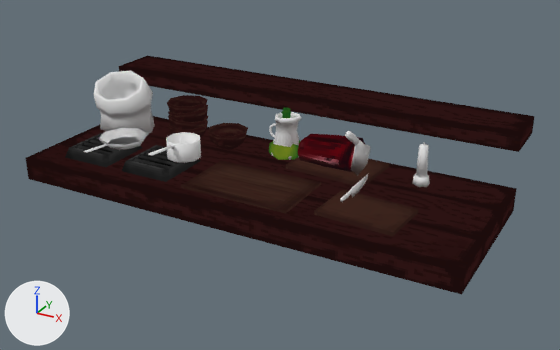
Renders of the Blender file Models/BLENDER/Table.blend from each side of a commit.
Both versions are drawn from a 50 mm camera at (2.4, -4.46, 2.11) aimed at (0.05, -0.19, -0.03). The axes (+X, +Y, +Z) are drawn at lower left. The lights are the same throughout.

Script lines for the objects in view, before the commit:
```python
ob_bowlstack = bpy.data.objects.new('BowlStack', me_sphere_025)
ob_bowlstack.location = (-0.738, -0.13, 0.066)
ob_bowlstack.scale = (1.04, 1.04, 1.04)
ob_knife = bpy.data.objects.new('Knife', me_cube_007)
ob_knife.location = (0.792, -0.747, 0.213)
ob_meatcleaver = bpy.data.objects.new('MeatCleaver', me_cube_014)
ob_meatcleaver.parent = ob_meattable
ob_meatcleaver.location = (0.446, -0.0754, 0.0422)
ob_meatcleaver.rotation_euler = (-0.539, 0.0, 0.101)  # degrees (-31, 0, 5.8)
ob_meatcleaver.scale = (1.13, 1.22, 1.13)
ob_table = bpy.data.objects.new('Table', me_cube_001)
ob_table.location = (0.0, -0.83, 0.118)
ob_winebottle = bpy.data.objects.new('WineBottle', me_circle_011)
ob_winebottle.location = (0.0, 0.0, 0.0)
# me_cube_001
# before: 8 (-1.55, 0.94, 0.21), 10 (-1.55, 1.31, 0.21), 12 (1.55, 0.94, 0.21) at pixel (518, 151), 14 (1.55, 1.31, 0.21) at pixel (532, 133)
# also in view: 'ManagingTable' at (0.06, -0.59, 0.06); 'Bowl' at (-0.41, -0.11, 0.13); 'Stove_L' at (-1.13, -0.6, 0.09); 'Stove_R' at (-0.63, -0.6, 0.09); 'Jug' at (-0.01, 0.0, 0.17)
```
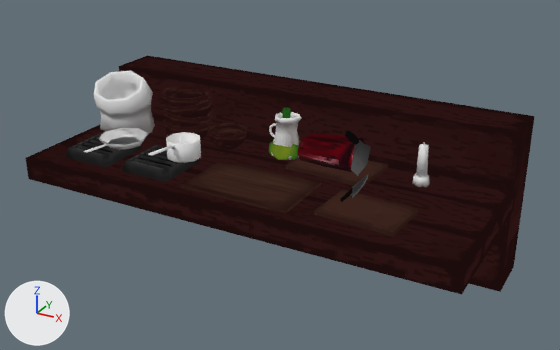
Changed parts and their boxes (x1, y1, x2, y2) in the pictures (560 x 350 px; the box of a moved part takes in the faces that stretch with it):
'BowlStack', reshaped (26% wider, 27% taller): before (167, 95, 208, 138); after (161, 85, 213, 140)
'MeatCleaver', recoloured (grey to black): (345, 131, 371, 176) in both
part 1 of me_cube_001, moved or reshaped: before (119, 66, 535, 152); after (119, 66, 535, 292)
part 2 of me_cube_007, moved or reshaped: (350, 173, 369, 198) in both
part 3 of me_cube_007, recoloured: (342, 190, 352, 201) in both
part 4 of me_sphere_025, moved or reshaped: before (168, 116, 208, 129); after (163, 110, 213, 127)
part 5 of me_sphere_025, moved or reshaped: before (168, 105, 208, 122); after (163, 96, 213, 118)
part 6 of me_sphere_025, moved or reshaped: before (167, 95, 208, 114); after (161, 85, 212, 107)

What changed in the scene script:
```text
Change me_cube_001:
    where me_cube_001.from_pydata(...)  # 16 vertices, 12 faces; spans x -1.55..1.55, y -0.1..1.31, z -0.23..0.33
    used by ob_table; location = (0.0, -0.83, 0.118)
    me_cube_001 part 1
    add for i in [8, 10, 12, 14]: me_cube_001.vertices[i].co += Vector((0.0, 0.0, -1.0))
Change me_cube_007:
    used by ob_knife; location = (0.792, -0.747, 0.213)
    remove me_cube_007.from_pydata(...)  # 45 vertices, 48 faces, 1 loose edge; spans x -0.008..0.008, y -0.062..0.329, z -0.051..0.017
    add me_cube_007.from_pydata(...)  # 42 vertices, 43 faces; spans x -0.008..0.008, y -0.062..0.329, z -0.051..0.017
    me_cube_007 part 2
    8 vertices are removed from x -0.003..0.003, y 0.08..0.198, z -0.012..0.017
    24 faces are deleted
    1 loose edge is deleted
    5 vertices are added at (0.001, 0.265, -0.01), (0.002, 0.266, 0.017), (-0.002, 0.266, 0.017), (0.0, 0.263, -0.032), (-0.001, 0.265, -0.01)
    20 new faces join them
    me_cube_007 part 3: 22 faces spanning x -0.008..0.008, y -0.062..0.08, z -0.017..0.017 switch from no material to mat_utensils
Change me_cube_014:
    where me_cube_014.from_pydata(...)  # 37 vertices, 31 faces; spans x 0.125..0.153, y -0.411..0.059, z -0.02..0.183
    add me_cube_014.materials.append(mat_utensils)
Change me_sphere_025:
    where me_sphere_025.from_pydata(...)  # 200 vertices, 164 faces; spans x -0.142..0.147, y -0.142..0.144, z 0.0..0.289
    used by ob_bowlstack; location = (-0.738, -0.13, 0.066); scale = (1.04, 1.04, 1.04)
    me_sphere_025 part 4: the loose piece of 48 vertices spanning x -0.136..0.147, y -0.142..0.141, z 0.047..0.192 is scaled about its middle by 1.25, then moved by (0.0, 0.0, 0.027)
    me_sphere_025 part 5: the loose piece of 48 vertices spanning x -0.136..0.145, y -0.14..0.144, z 0.1..0.253 is scaled about its middle by 1.25, then moved by (0.0, 0.001, 0.04)
    me_sphere_025 part 6: the loose piece of 48 vertices spanning x -0.141..0.143, y -0.14..0.144, z 0.16..0.289 is scaled about its middle by 1.25, then moved by (-0.001, 0.001, 0.052)
```
